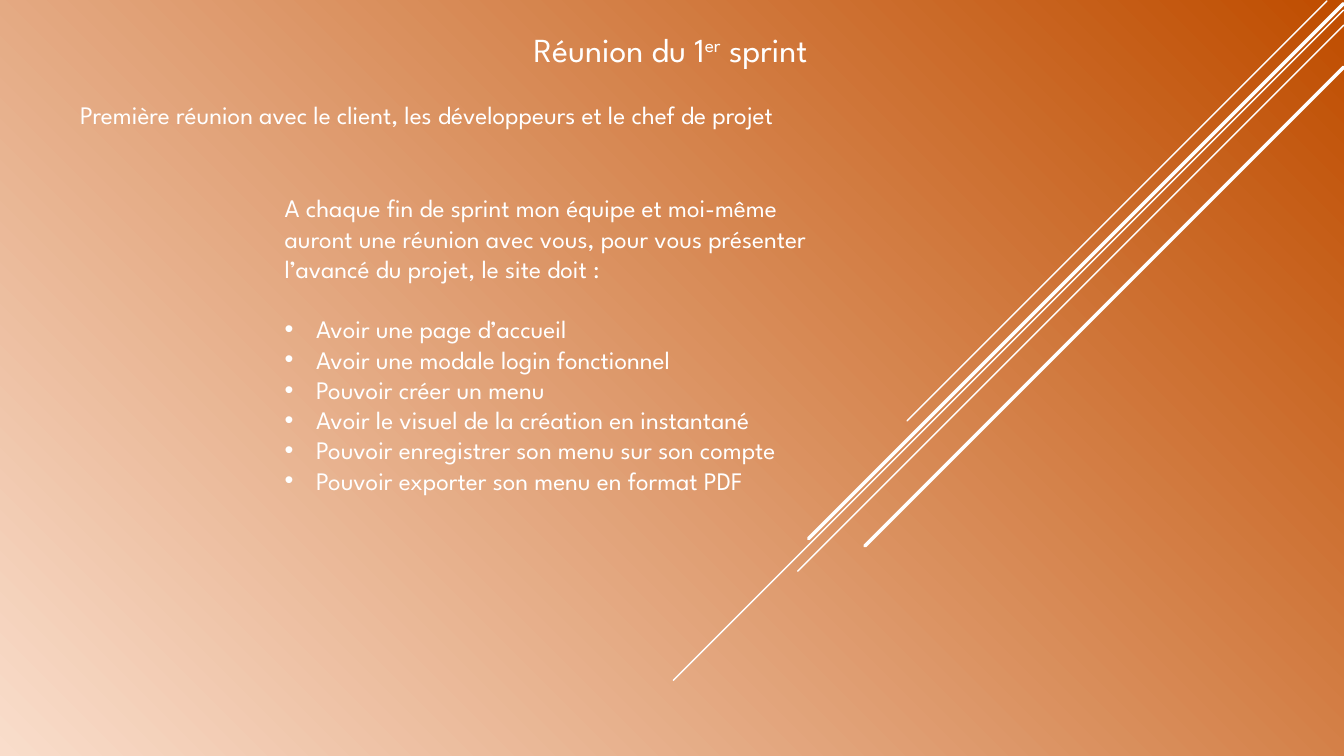
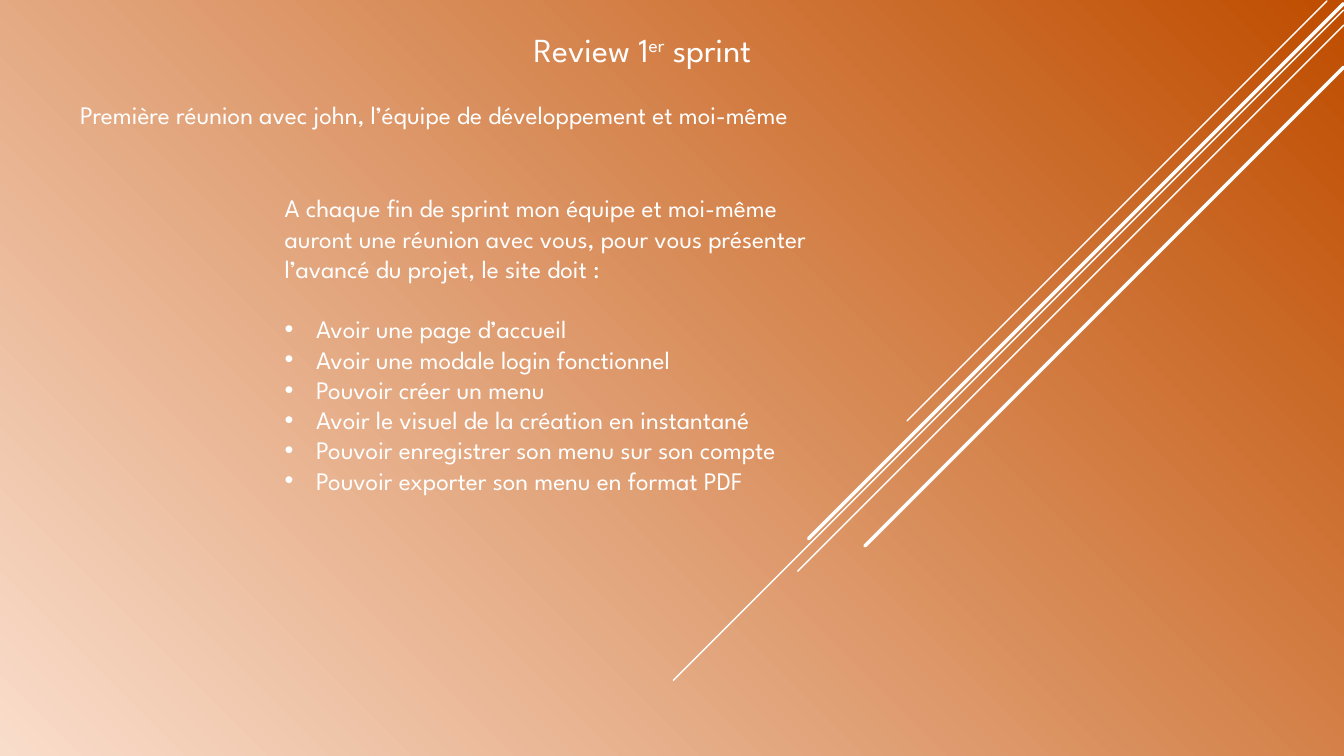
Before and after one commit to JordanKlashi/Projet-7, a slide deck: slide 10 of presentation/Présentation de la solution technique.pptx (slide 9 before the commit). Drawn at 1344x756 pixels with LibreOffice and Linux fonts; fonts in the diff are those of the drawing. Boxes give left, top, right and bottom in pixels: in the first picture for what was removed or moved away, otherwise in the second. Text is boxed around its words. In the diff, an @@ line names an element or a change of style, - is before the commit and + after.

Commit message:
edit projet
end projet

```diff
--- a/presentation/Présentation de la solution technique.pptx
+++ b/presentation/Présentation de la solution technique.pptx
@@ text at [534,39,751,69]: text changed @@
-Réunion du 1er sprint
+Review 1er sprint
@@ text at [80,106,788,130]: text changed @@
-Première réunion avec le client, les développeurs et le chef de projet
+Première réunion avec john, l’équipe de développement et moi-même
```
Also in this commit, not shown: 10 other slides changed, 3 slides added, 3 slides removed, 10 other files.
